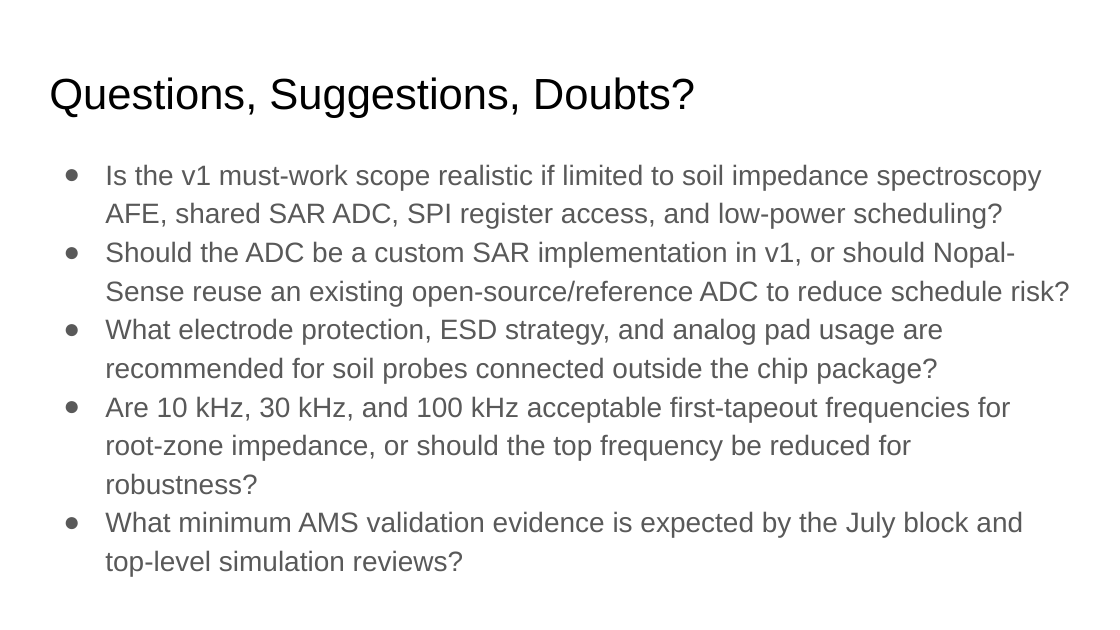
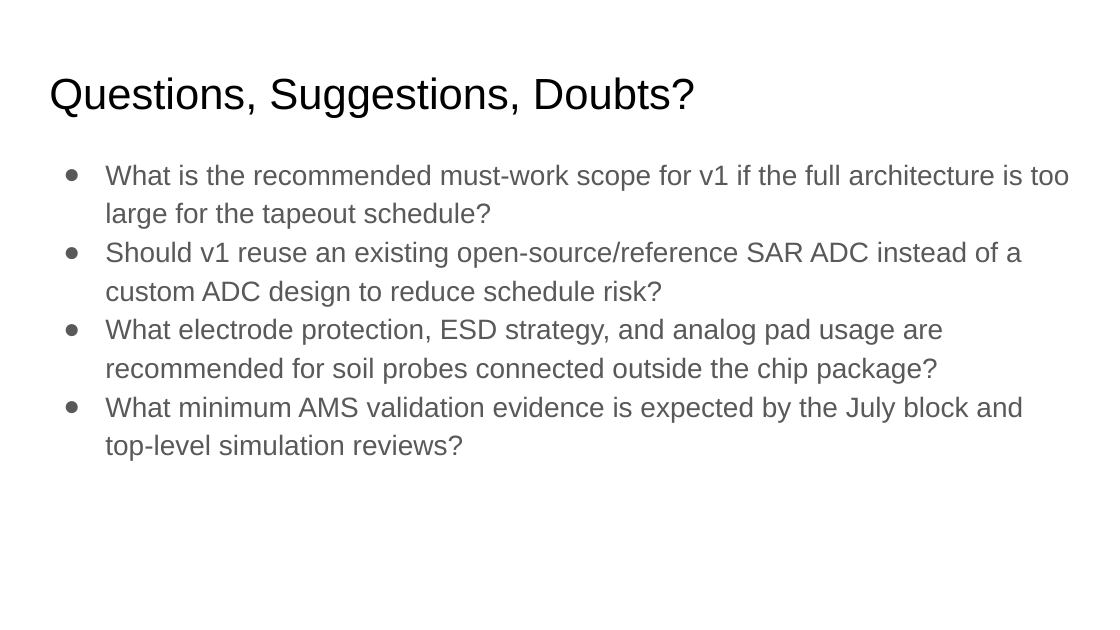
Before and after one commit to Jefemaestro33/nopal-sense, a slide deck: slide 4 of docs/proposal/Nopal-Sense_Project_Proposal.pptx. Drawn at 1120x630 pixels with LibreOffice and Linux fonts; fonts in the diff are those of the drawing. Boxes give left, top, right and bottom in pixels: in the first picture for what was removed or moved away, otherwise in the second. Text is boxed around its words. In the diff, an @@ line names an element or a change of style, - is before the commit and + after.

```diff
--- a/docs/proposal/Nopal-Sense_Project_Proposal.pptx
+++ b/docs/proposal/Nopal-Sense_Project_Proposal.pptx
@@ text at (x1=105, y1=164, x2=1070, y2=306): text changed @@
-● Is the v1 must-work scope realistic if limited to soil impedance spectroscopy AFE, shared SAR ADC, SPI register access, and low-power scheduling?
-● Should the ADC be a custom SAR implementation in v1, or should Nopal-Sense reuse an existing open-source/reference ADC to reduce schedule risk?
+● What is the recommended must-work scope for v1 if the full architecture is too large for the tapeout schedule?
+● Should v1 reuse an existing open-source/reference SAR ADC instead of a custom ADC design to reduce schedule risk?
@@ text at (x1=105, y1=396, x2=1011, y2=495): paragraph removed @@
-● Are 10 kHz, 30 kHz, and 100 kHz acceptable first-tapeout frequencies for root-zone impedance, or should the top frequency be reduced for robustness?
```
Also in this commit, not shown: 2 other slides changed, 7 other files.
